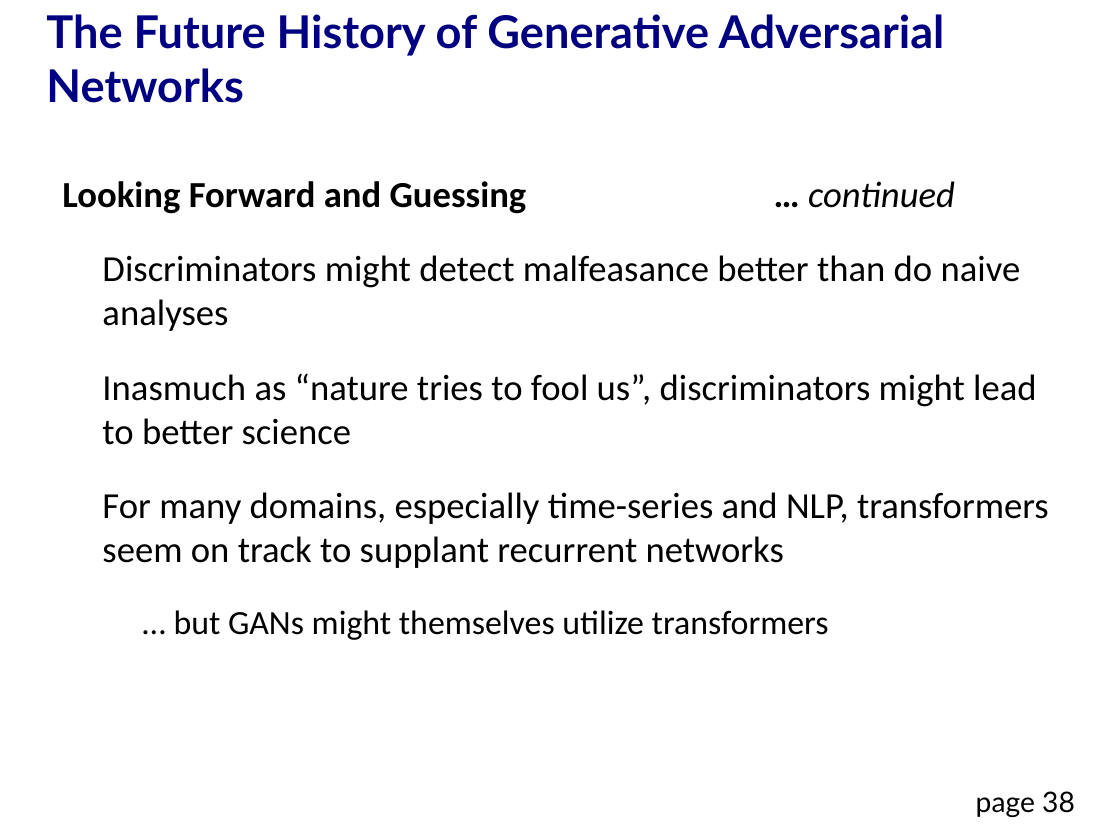
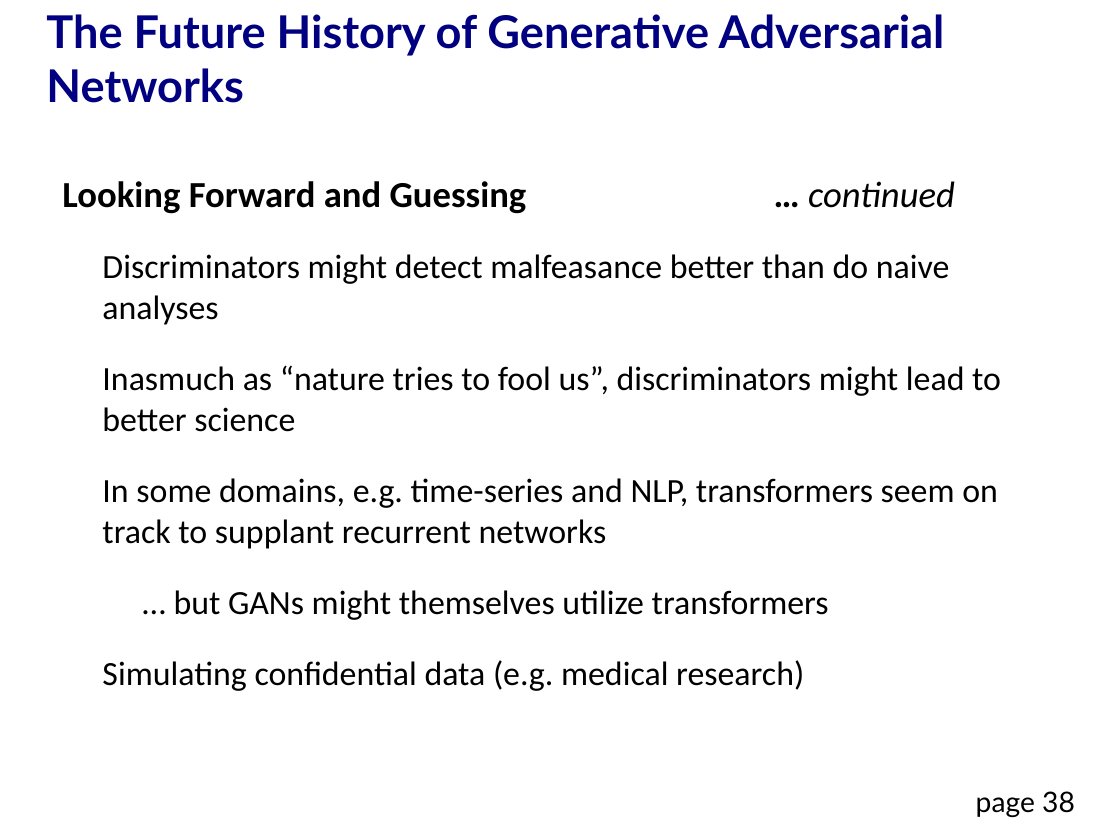
Before and after one commit to DavidMertz/GITEX-2021, a slide deck: slide 38 of Future_History_of_GAN.odp. Drawn at 1120x840 pixels with LibreOffice and Linux fonts; fonts in the diff are those of the drawing. Boxes give left, top, right and bottom in pixels: in the first picture for what was removed or moved away, otherwise in the second. Text is boxed around its words. In the diff, an @@ line names an element or a change of style, - is before the commit and + after.

```diff
--- a/Future_History_of_GAN.odp
+++ b/Future_History_of_GAN.odp
@@ text at [102,254,1001,432]: size 26 to 24 pt in "Discriminators might detect malfeasance better than do ...", "Inasmuch as “nature tries to fool us”, ..." @@
@@ text at [102,478,998,549]: text changed; size 26 to 24 pt @@
-For many domains, especially time-series and NLP, transformers seem on track to supplant recurrent networks
+In some domains, e.g. time-series and NLP, transformers seem on track to supplant recurrent networks
@@ text at [102,660,804,691]: paragraph added @@
+Simulating confidential data (e.g. medical research)
```
Also in this commit, not shown: 1 other slide changed, 1 other file.
